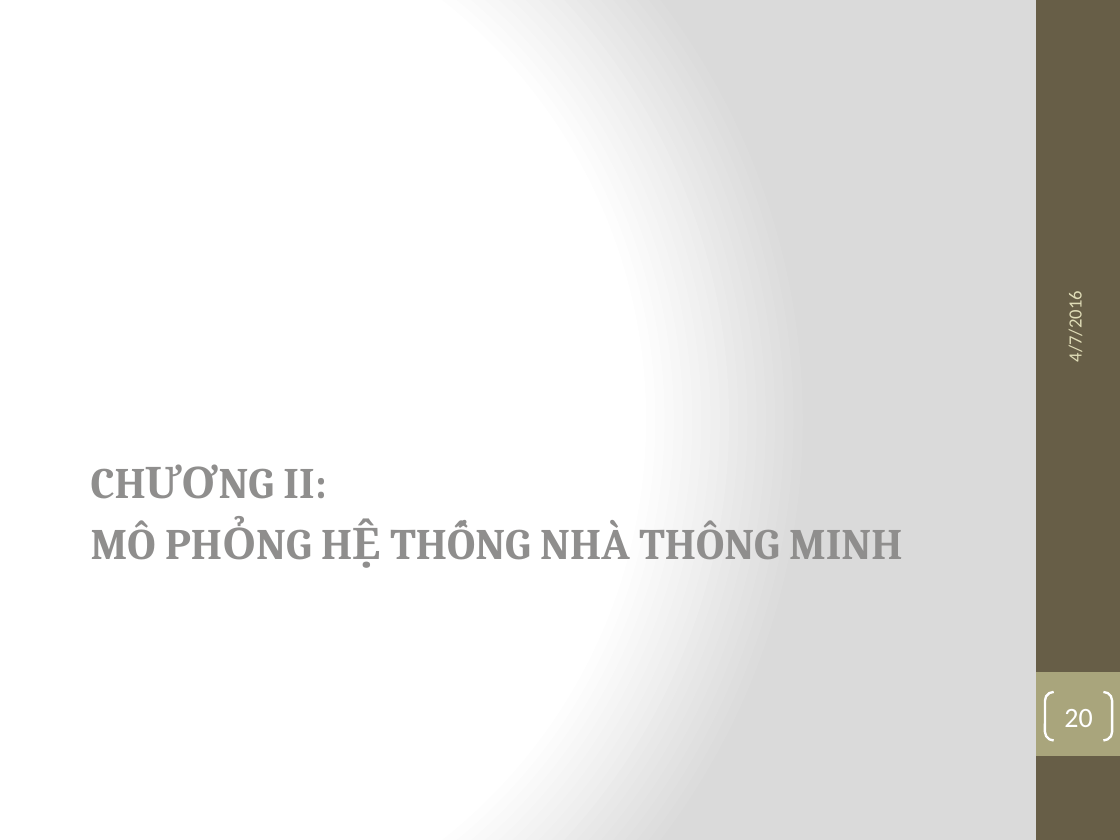
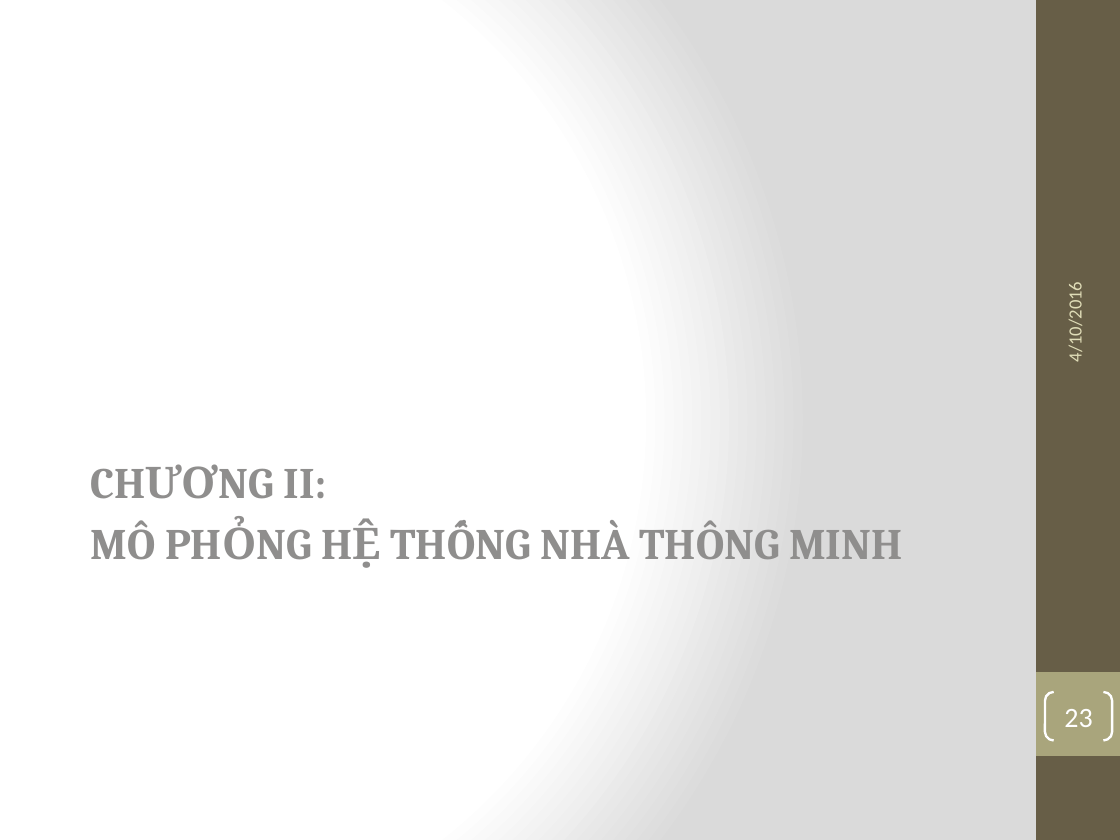
Before and after one commit to nampv92/VDHD, a slide deck: slide 23 of Group7_MultiAgentSystem_2st.pptx (slide 20 before the commit). Drawn at 1120x840 pixels with LibreOffice and Linux fonts; fonts in the diff are those of the drawing. Boxes give left, top, right and bottom in pixels: in the first picture for what was removed or moved away, otherwise in the second. Text is boxed around its words. In the diff, an @@ line names an element or a change of style, - is before the commit and + after.

```diff
--- a/Group7_MultiAgentSystem_2st.pptx
+++ b/Group7_MultiAgentSystem_2st.pptx
@@ text at (1064, 291, 1087, 361): text changed @@
-4/7/2016
+4/10/2016
@@ page number at (1064, 709, 1092, 727): text changed @@
-20
+23
```
Also in this commit, not shown: 24 other slides changed, 3 slides added, 1 other file.
